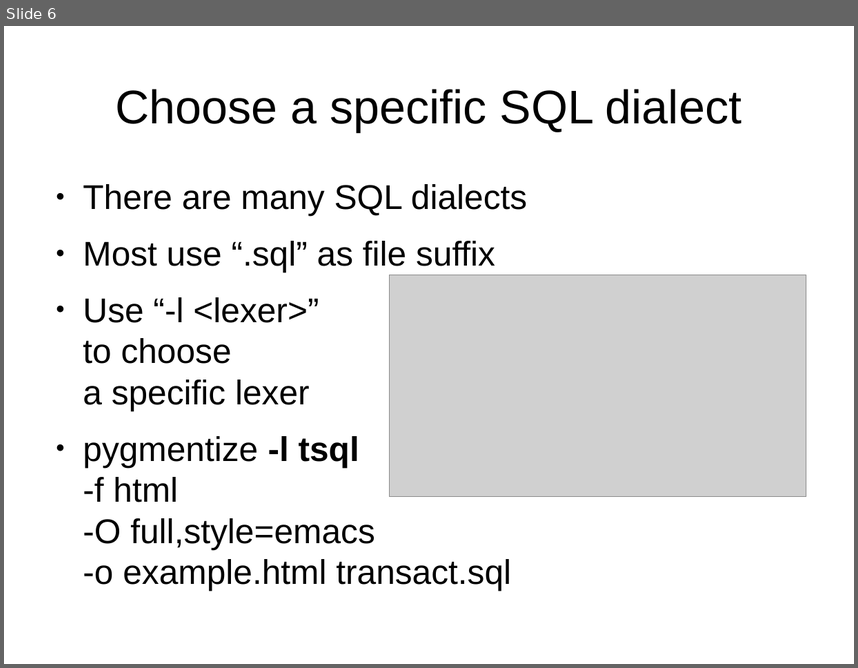
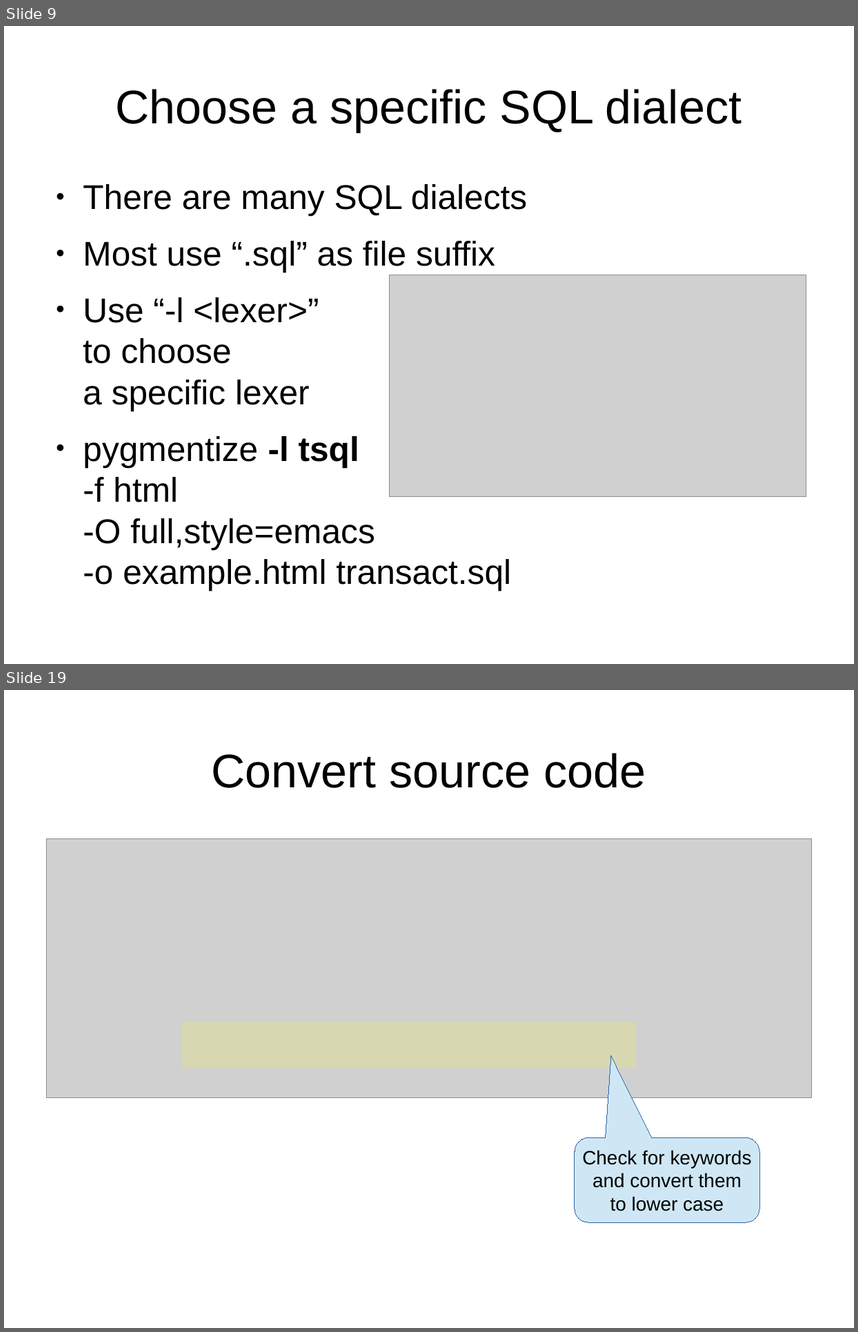
Before and after one commit to roskakori/talks, a slide deck: pygraz/pygments/Introduction to Pygments.odp. Shown one above the other, each under a label of ours: slide 6 before the commit, slides 9 and 19 after it; the slides between them are not shown. The pictures are 858x668 and 858x1332 pixels, drawn with LibreOffice and Linux fonts; fonts in the diff are those of the drawing; grey boxes stand for pictures. Boxes give left, top, right and bottom in pixels: in the first picture for what was removed or moved away, otherwise in the second. Text is boxed around its words. In the diff, an @@ line names an element or a change of style, - is before the commit and + after.

```diff
--- a/pygraz/pygments/Introduction to Pygments.odp
+++ b/pygraz/pygments/Introduction to Pygments.odp
@@ slide 19 added at (4,690,854,1328), background #FFFFFF @@
@@ title added at (212,753,646,788), 44 pt, text #000000 @@
+Convert source code
@@ picture added at (46,839,812,1098) @@
@@ rectangle added at (181,1022,637,1068), fill #FFFF00 at 15% opacity @@
@@ rounded speech box added at (575,1137,760,1222), fill #CFE7F5, outline #3465A4 0 pt, 18 pt, text #000000 @@
+Check for keywords
+and convert them
+to lower case
@@ what was slide 6 is now slide 9 @@
```
Also in this commit, not shown: 17 other slides added, 3 other files.
